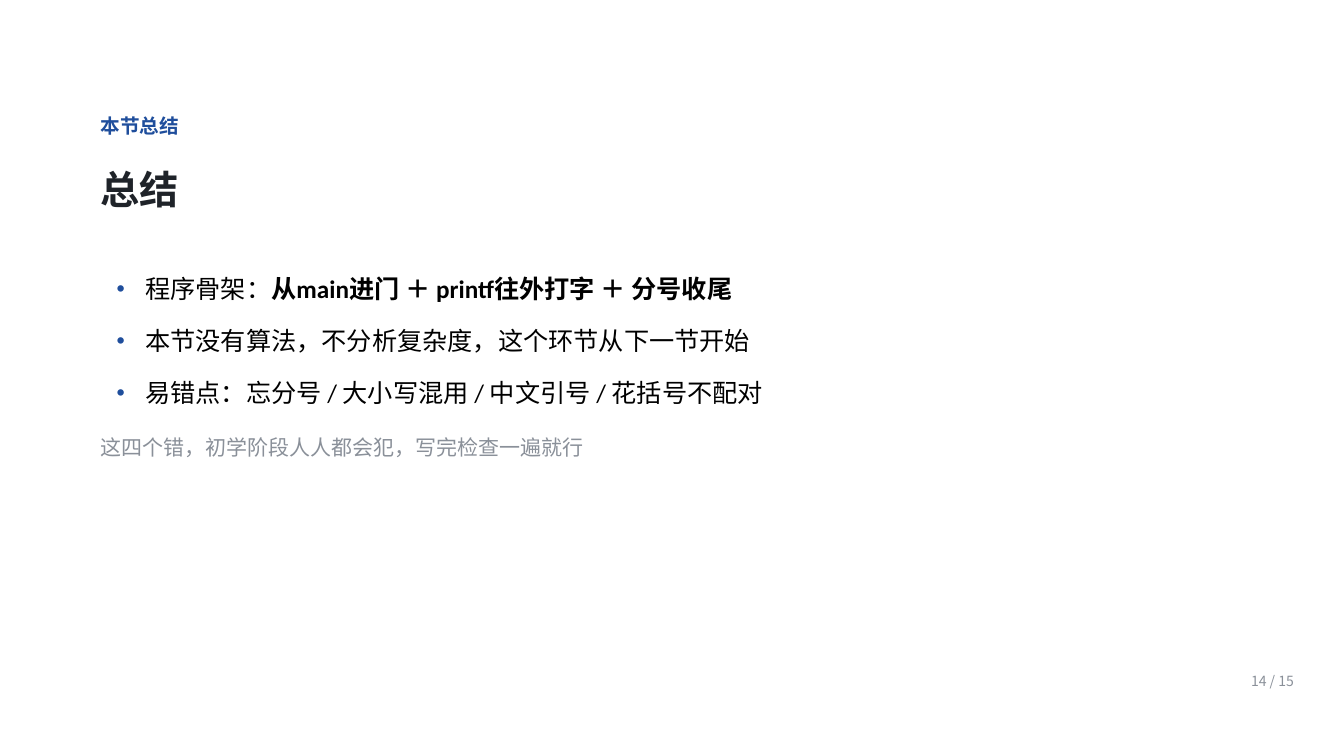
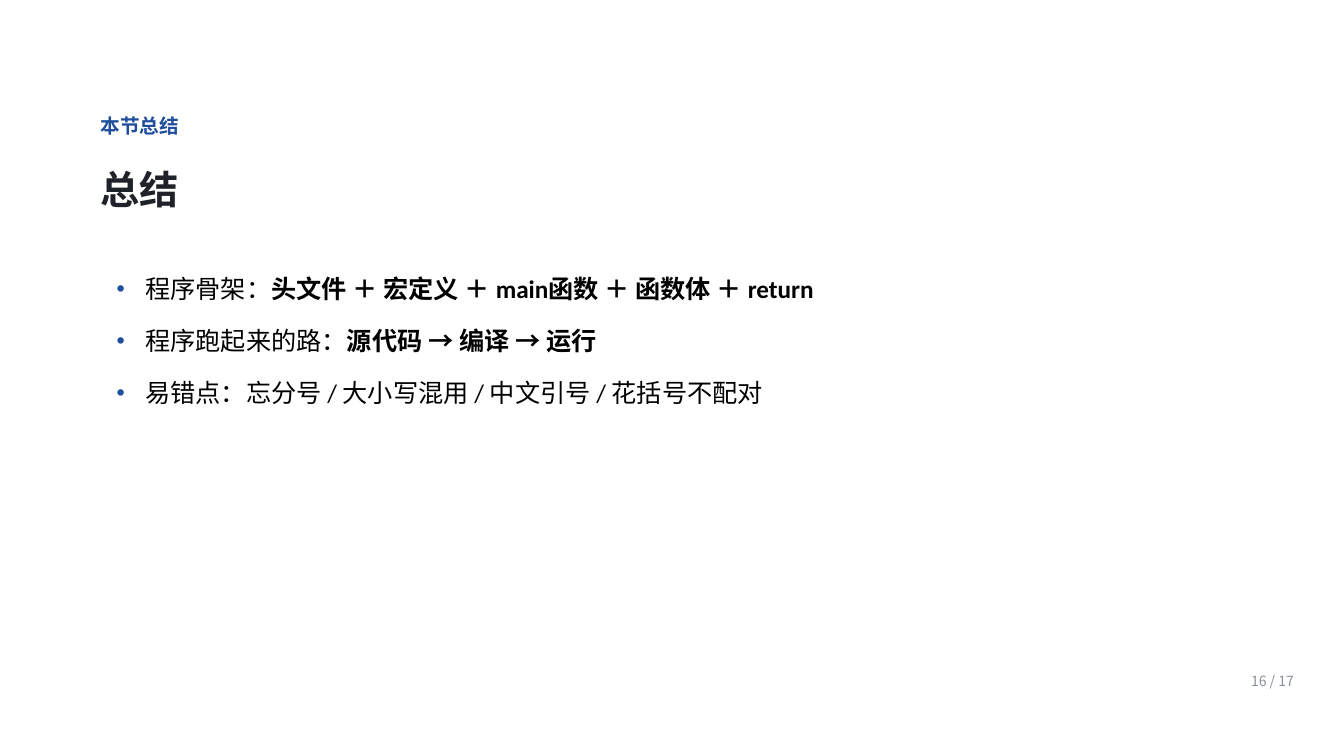
Before and after one commit to Ctrl1CandV/SpecialtyCourses, a slide deck: slide 16 of 课件/C1/C1-A-01/C1-A-01.pptx (slide 14 before the commit). Drawn at 1344x756 pixels with LibreOffice and Linux fonts; fonts in the diff are those of the drawing; background and template pictures are left out. Boxes give left, top, right and bottom in pixels: in the first picture for what was removed or moved away, otherwise in the second. Text is boxed around its words. In the diff, an @@ line names an element or a change of style, - is before the commit and + after.

Commit message:
08.20 完成C1-A阶段任务，修改和优化课程设计

```diff
--- a/课件/C1/C1-A-01/C1-A-01.pptx
+++ b/课件/C1/C1-A-01/C1-A-01.pptx
@@ text at (145, 276, 814, 301): text changed @@
-• 程序骨架：从main进门 ＋ printf往外打字 ＋ 分号收尾
+• 程序骨架：头文件 ＋ 宏定义 ＋ main函数 ＋ 函数体 ＋ return
@@ text at (145, 328, 596, 353): text changed; bold on @@
-• 本节没有算法，不分析复杂度，这个环节从下一节开始
+• 程序跑起来的路：源代码 → 编译 → 运行
@@ text removed at (101, 437, 584, 457) @@
-这四个错，初学阶段人人都会犯，写完检查一遍就行
@@ text at (1251, 675, 1294, 686): text changed @@
-14 / 15
+16 / 17
```
Also in this commit, not shown: 13 other slides changed, 3 slides added, 1 slide removed, 35 other files.
